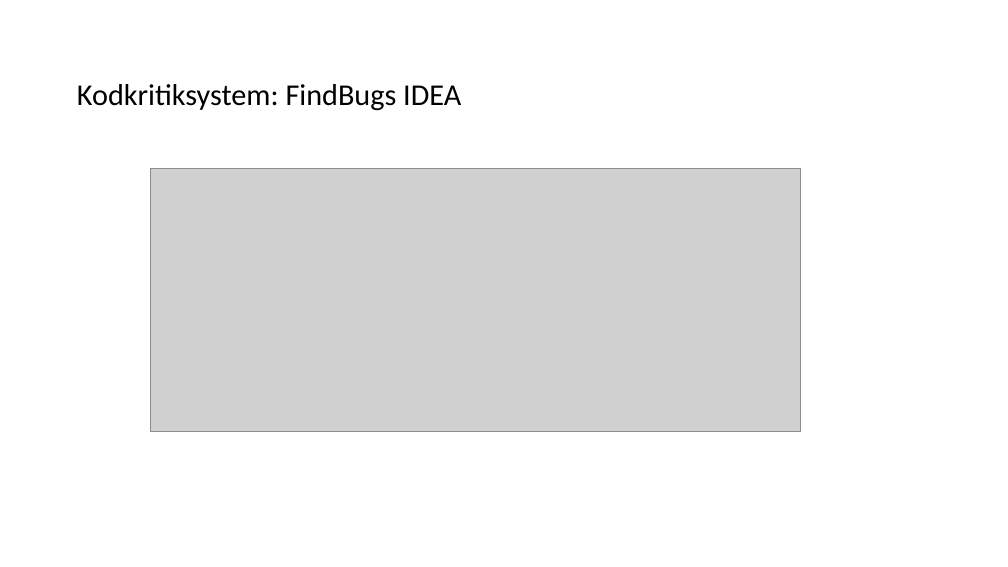
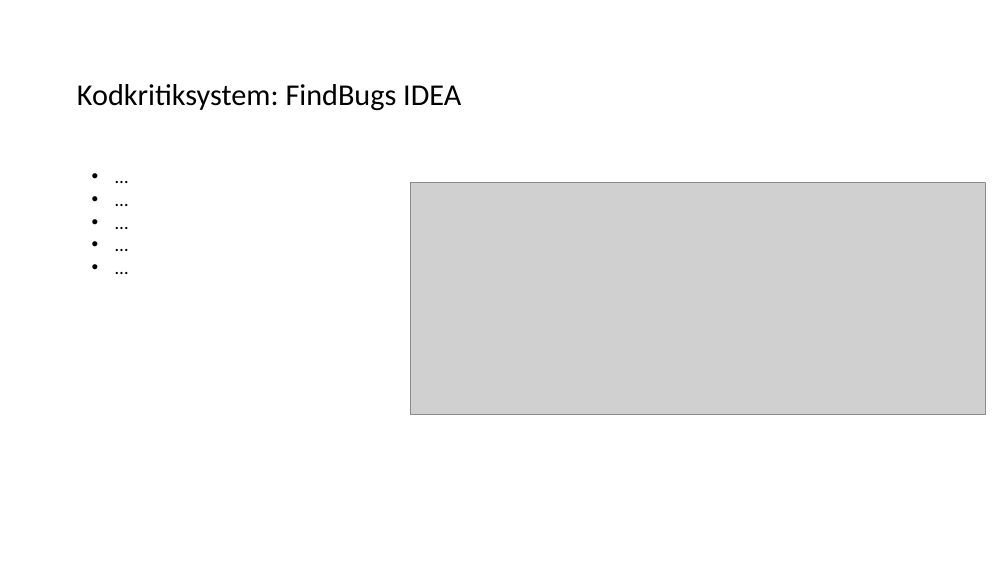
Before and after one commit to hampusidstam/InteGame, a slide deck: slide 29 of docs/Slutredovisning_grp5_v8.pptx (slide 33 before the commit). Drawn at 1008x567 pixels with LibreOffice and Linux fonts; fonts in the diff are those of the drawing; grey boxes stand for pictures. Boxes give left, top, right and bottom in pixels: in the first picture for what was removed or moved away, otherwise in the second. Text is boxed around its words. In the diff, an @@ line names an element or a change of style, - is before the commit and + after.

```diff
--- a/docs/Slutredovisning_grp5_v8.pptx
+++ b/docs/Slutredovisning_grp5_v8.pptx
@@ text added at bbox=[84, 161, 386, 284], 18 pt, text #000000 @@
+• …
+• …
+• …
+• …
+• …
@@ picture: place and size @@
-picture at bbox=[150, 169, 802, 432]
+picture at bbox=[411, 183, 985, 415]
```
Also in this commit, not shown: 19 other slides changed, 2 slides added, 5 slides removed.
